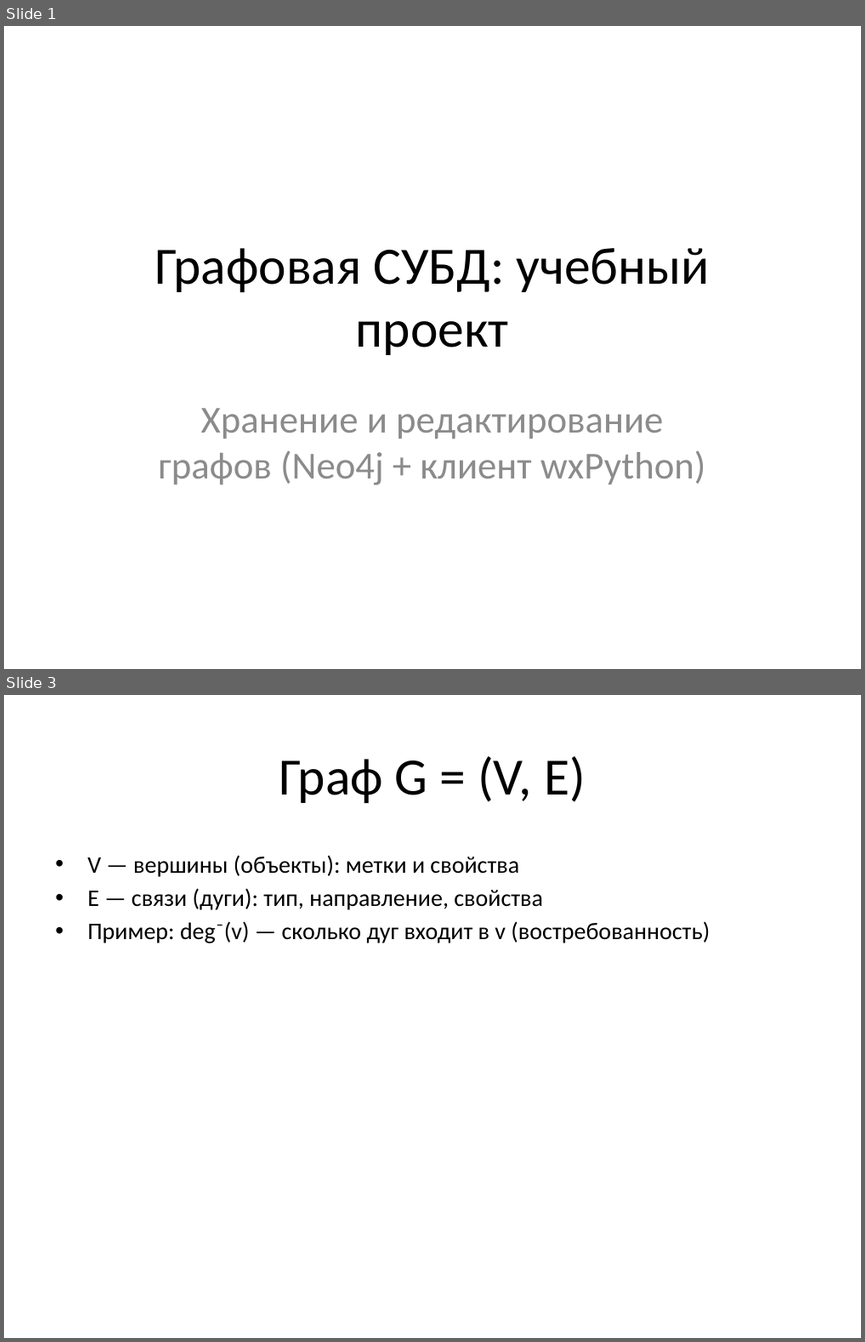
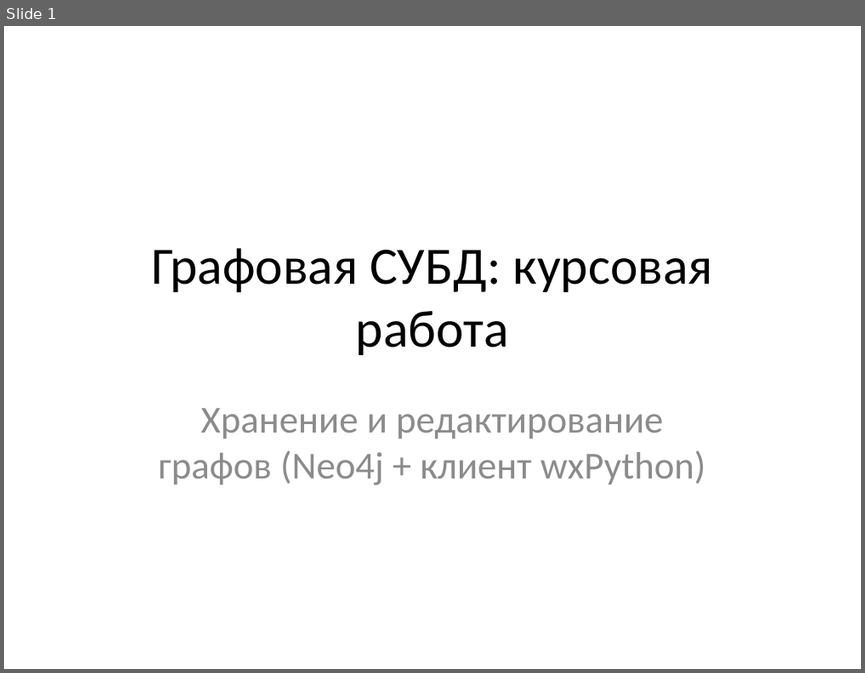
Before and after one commit to SasnikOmega/graph-search-engine, a slide deck: docs/презентация.pptx. Shown one above the other, each under a label of ours: slides 1 and 3 before the commit, slide 1 after it; the slides between them are not shown. The pictures are 865x1342 and 865x673 pixels, drawn with LibreOffice and Linux fonts; fonts in the diff are those of the drawing. Boxes give left, top, right and bottom in pixels: in the first picture for what was removed or moved away, otherwise in the second. Text is boxed around its words. In the diff, an @@ line names an element or a change of style, - is before the commit and + after.

```diff
--- a/docs/презентация.pptx
+++ b/docs/презентация.pptx
@@ slide 3 removed at bbox=[4, 695, 861, 1338], background #FFFFFF @@
@@ title removed at bbox=[279, 756, 585, 803] @@
-Граф G = (V, E)
@@ text removed at bbox=[87, 855, 710, 943] @@
-• V — вершины (объекты): метки и свойства
-• E — связи (дуги): тип, направление, свойства
-• Пример: deg⁻(v) — сколько дуг входит в v (востребованность)
@@ slide 1 changed as well @@
@@ title at bbox=[151, 248, 713, 355]: text changed @@
-Графовая СУБД: учебный проект
+Графовая СУБД: курсовая работа
```
Also in this commit, not shown: 6 other slides changed, 4 slides added, 2 other slides removed.
